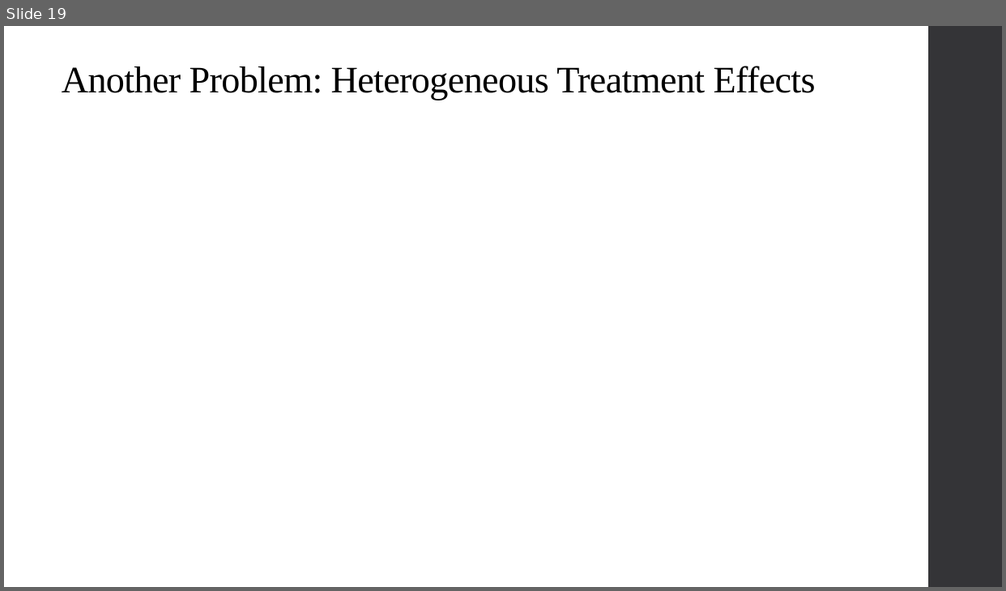
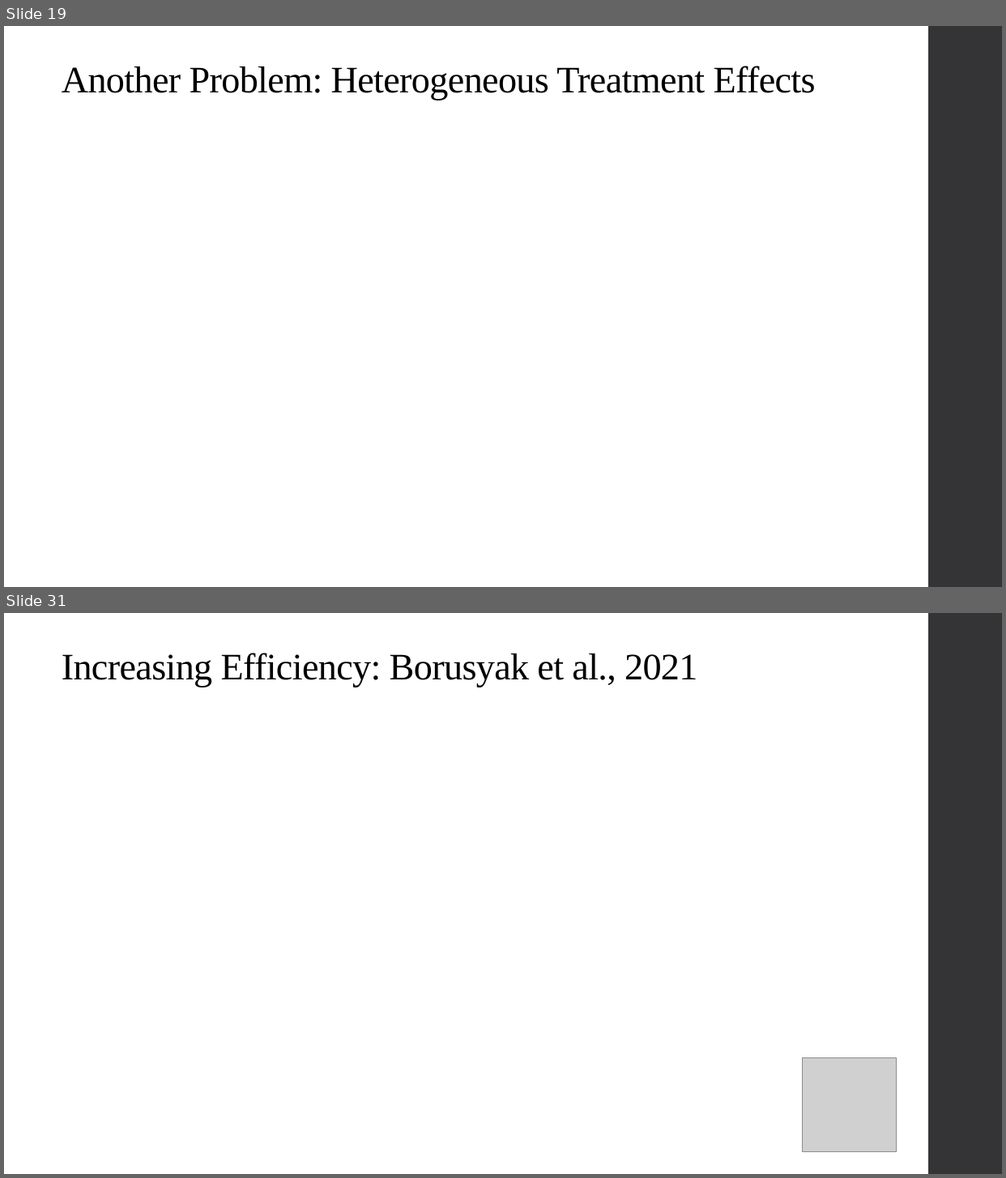
Before and after one commit to qiufei/fork-HAD5744, a slide deck: Lecture11_StaggeredAdoption/Lecture11_StaggeredAdoption_2022F.pptx. Shown one above the other, each under a label of ours: slide 19 before the commit, slides 19 and 31 after it; the slides between them are not shown. The pictures are 1006x591 and 1006x1178 pixels, drawn with LibreOffice and Linux fonts; fonts in the diff are those of the drawing; grey boxes stand for pictures. Boxes give left, top, right and bottom in pixels: in the first picture for what was removed or moved away, otherwise in the second. Text is boxed around its words. In the diff, an @@ line names an element or a change of style, - is before the commit and + after.

```diff
--- a/Lecture11_StaggeredAdoption/Lecture11_StaggeredAdoption_2022F.pptx
+++ b/Lecture11_StaggeredAdoption/Lecture11_StaggeredAdoption_2022F.pptx
@@ slide 31 added at [4, 613, 1002, 1174], background #FFFFFF; not listed: 1 template element that a slide beside it also shows @@
@@ title added at [62, 653, 697, 687], 36 pt, text #000000 @@
+Increasing Efficiency: Borusyak et al., 2021
@@ picture added at [803, 1058, 897, 1152] @@
```
Also in this commit, not shown: 6 slides changed, 17 other slides added, 1 slide removed, 23 other files.
